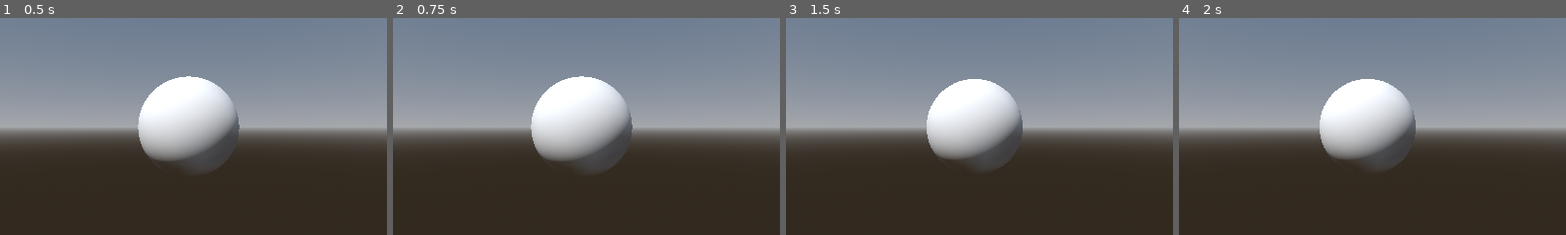
Above: before the commit, frames 1-4 (left to right).
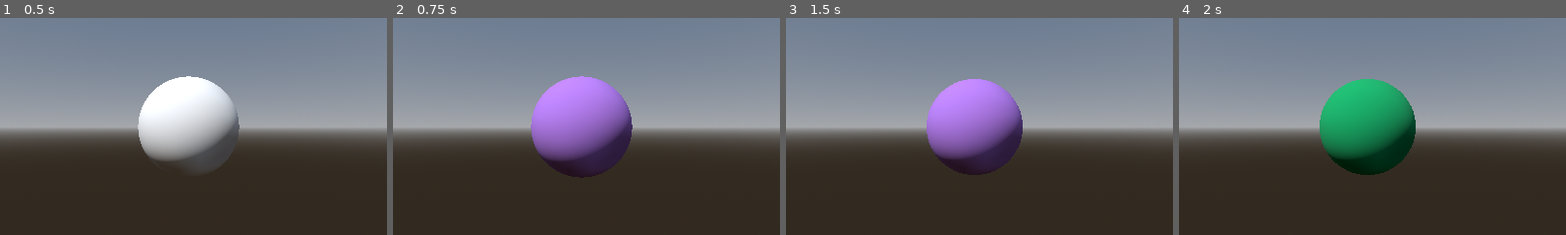
Above: after the commit, the same moments.

Repository: hperantunes/spatial-shaders-starter-project
Game: Godot game, scene res://scenes/spatial_shaders.tscn
The game is run twice, just before and just after one commit, with the same random seed, the same clock (stepped at 60 frames per second) and the same inputs.
Inputs (mouse positions are % of the whole screen's width and height, from its top left):
- Up to frame 1 (0.5 s): no input
- Up to frame 2 (0.75 s): tap Enter at 0.5 s; move the mouse to (72, 45) at 0.52 s; hold D (move_right) from 0.53 s (still down); click (72, 45) at 0.6 s
- Up to frame 3 (1.5 s): tap Space at 1.25 s; move the mouse to (30, 55) at 1.27 s; release D (move_right) at 1.28 s; hold S (move_backward) from 1.28 s (still down); right-click (30, 55) at 1.35 s
- Up to frame 4 (2 s): keep holding S (move_backward); click (30, 55) at 1.55 s
The pictures show only the part of the screen within x 26-76%, y 25-75%; the shares and areas given below are measured in that part.

Frame 1 is identical in both runs. In frame 2, 9.5% of the frame differs, in the area x 35-62%, y 26-74%; in frame 3, 8.7%; in frame 4, 8.7%.

Commit message:
Lesson 4.4

Diff:
--- a/project.godot
+++ b/project.godot
@@ -52,3 +52,8 @@
 "events": [Object(InputEventKey,"resource_local_to_scene":false,"resource_name":"","device":-1,"window_id":0,"alt_press …(182 unchanged characters)…
 ]
 }
+set_color={
+"deadzone": 0.5,
+"events": [Object(InputEventMouseButton,"resource_local_to_scene":false,"resource_name":"","device":-1,"window_id":0,"alt_pressed":false,"shift_pressed":false,"ctrl_pressed":false,"meta_pressed":false,"button_mask":1,"position":Vector2(223, 17),"global_position":Vector2(227, 58),"factor":1.0,"button_index":1,"canceled":false,"pressed":true,"double_click":false,"script":null)
+]
+}
--- a/scenes/spatial_shaders.tscn
+++ b/scenes/spatial_shaders.tscn
@@ -16,6 +16,7 @@
 [sub_resource type="ShaderMaterial" id="ShaderMaterial_a4xob"]
 render_priority = 0
 shader = ExtResource("3_j0anp")
+shader_parameter/sphere_color = Color(1, 1, 1, 1)
 
 [sub_resource type="SphereMesh" id="SphereMesh_5gdlg"]
 material = SubResource("ShaderMaterial_a4xob")
--- a/scripts/spatial_shaders.gd
+++ b/scripts/spatial_shaders.gd
@@ -1,5 +1,13 @@
 extends Node3D
+
+@onready var sphere: MeshInstance3D = $SphereExample
+
 
 func _process(_delta):
 	if Input.is_action_just_pressed("quit"):
 		get_tree().quit()
+
+	if Input.is_action_just_pressed("set_color"):
+		var sphere_material: Material = sphere.get_active_material(0)
+		var random_color: Color = Color(randf(), randf(), randf())
+		sphere_material.set_shader_parameter("sphere_color", random_color)
--- a/shaders/spatial_shaders.gdshader
+++ b/shaders/spatial_shaders.gdshader
@@ -1,6 +1,9 @@
 shader_type spatial;
+
+uniform vec3 sphere_color: source_color = vec3(1.0);
 
 void fragment()
 {
-
+	ALBEDO = sphere_color;
+	ALPHA = 1.0;
 }
